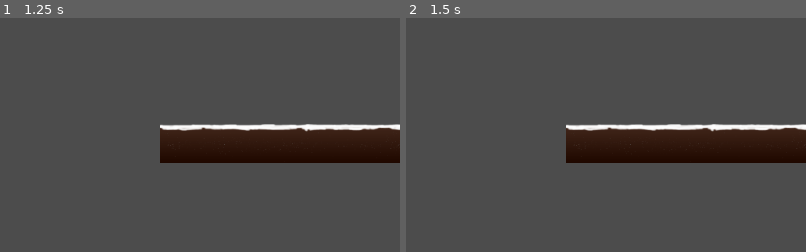
Above: before the commit, frames 1-2 (left to right).
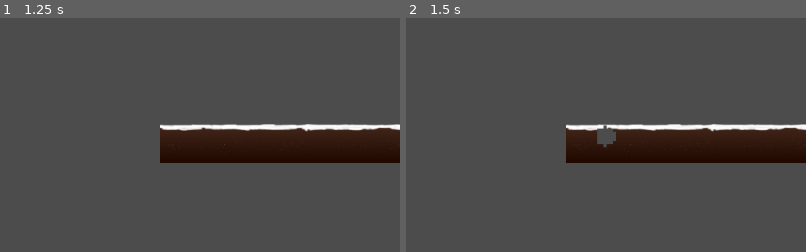
Above: after the commit, the same moments.

Repository: clemetayer/Diggo
Game: Godot game, scene res://Scenes/Maps/GroundTest.tscn
The game is run twice, just before and just after one commit, with the same random seed, the same clock (stepped at 60 frames per second) and the same inputs. The project has no main scene, so this scene is started directly.
Inputs (mouse positions are % of the whole screen's width and height, from its top left):
- Up to frame 1 (1.25 s): tap Enter at 0.5 s; move the mouse to (72, 45) at 0.52 s; hold D (right) from 0.53 s (still down); tap Space (jump) at 0.77 s
- Up to frame 2 (1.5 s): keep holding D (right); tap Space (jump) at 1.25 s; move the mouse to (30, 55) at 1.27 s
The pictures show only the part of the screen within x 5-55%, y 30-80%; the shares and areas given below are measured in that part.

Frame 1 is identical in both runs. In frame 2, 0.3% of the frame differs, in the area x 47-53%, y 45-56%.

Commit message:
better performances for digging

Diff:
--- a/Diggo/Scenes/Maps/GroundTest.tscn
+++ b/Diggo/Scenes/Maps/GroundTest.tscn
@@ -1,18 +1,13 @@
-[gd_scene load_steps=6 format=2]
+[gd_scene load_steps=4 format=2]
 
 [ext_resource path="res://Sprites/Maps/Test/MapTest.png" type="Texture" id=1]
 [ext_resource path="res://Scripts/Scenes/Maps/GroundTest.gd" type="Script" id=2]
 [ext_resource path="res://Scenes/Utils/MouseCollision.tscn" type="PackedScene" id=3]
-[ext_resource path="res://Scripts/Scenes/Shaders/GroundTest.shader" type="Shader" id=4]
-
-[sub_resource type="ShaderMaterial" id=2]
-shader = ExtResource( 4 )
 
 [node name="GroundTest" type="Node2D"]
 script = ExtResource( 2 )
 
 [node name="Sprite" type="Sprite" parent="."]
-material = SubResource( 2 )
 texture = ExtResource( 1 )
 
 [node name="Camera2D" type="Camera2D" parent="."]
@@ -20,4 +15,5 @@
 zoom = Vector2( 4, 4 )
 
 [node name="MouseCollision" parent="." instance=ExtResource( 3 )]
+position = Vector2( -1407.44, -269.026 )
 collision_mask = 2
--- a/Diggo/Scenes/Utils/Blocks/BlockArea.tscn
+++ b/Diggo/Scenes/Utils/Blocks/BlockArea.tscn
@@ -9,6 +9,10 @@
 collision_layer = 2
 script = ExtResource( 1 )
 
+[node name="Sprite" type="Sprite" parent="."]
+centered = false
+region_enabled = true
+
 [node name="CollisionShape2D" type="CollisionShape2D" parent="."]
 position = Vector2( 32, 32 )
 shape = SubResource( 1 )
--- a/Diggo/Scenes/Utils/MouseCollision.gd
+++ b/Diggo/Scenes/Utils/MouseCollision.gd
@@ -6,6 +6,9 @@
 func _ready():
 	pass # Replace with function body.
 
+func getCollisionRadius():
+	return 40
+
 # Called every frame. 'delta' is the elapsed time since the previous frame.
 func _process(delta):
 	position = get_global_mouse_position()
--- a/Diggo/Scripts/Scenes/Maps/BlockDestructible.gd
+++ b/Diggo/Scripts/Scenes/Maps/BlockDestructible.gd
@@ -4,6 +4,7 @@
 
 var temp = 0
 var Size = 32
+var spriteTexture = Texture
 
 # Called when the node enters the scene tree for the first time.
 func _ready():
@@ -16,7 +17,30 @@
 	collision.set_shape(newCol)
 	collision.position = Vector2(Size,Size)
 
-func _on_BlockArea_body_entered(body):
+func setRegionTexture(pos):
+	var spriteArea = Rect2(pos, Vector2(Size*2,Size*2))
+	get_node("Sprite").set_region(true)
+	get_node("Sprite").set_texture(spriteTexture)
+	get_node("Sprite").set_region_rect(spriteArea)
+
+func isNewBlockColliding(blockPos, body):
+	var bodyRadius = body.getCollisionRadius()
+	var bodyMax = body.position + Vector2(bodyRadius,bodyRadius)
+	var bodyMin = body.position - Vector2(bodyRadius,bodyRadius)
+	if(blockPos >= bodyMin and blockPos <= bodyMax):
+		return true
+	elif((blockPos + Vector2(Size,Size)) >= bodyMin and (blockPos + Vector2(Size,Size)) <= bodyMax):
+		return true
+	elif(((blockPos.x + Size) >= bodyMin.x and (blockPos.x + Size) <= bodyMax.x) and
+		((blockPos.y) >= bodyMin.y and (blockPos.y) <= bodyMax.y)):
+		return true
+	elif(((blockPos.x) >= bodyMin.x and (blockPos.x) <= bodyMax.x) and
+		((blockPos.y + Size) >= bodyMin.y and (blockPos.y + Size) <= bodyMax.y)):
+		return true
+	else:
+		return false
+
+func createDivideBlocks(body):
 	var newPos = position
 	if(Size > MIN_SIZE):
 		for row in range(2):
@@ -26,3 +50,6 @@
 			newPos.x = position.x
 			newPos.y += Size
 	queue_free()
+
+func _on_BlockArea_body_entered(body):
+	createDivideBlocks(body)
--- a/Diggo/Scripts/Scenes/Maps/GroundTest.gd
+++ b/Diggo/Scripts/Scenes/Maps/GroundTest.gd
@@ -4,31 +4,44 @@
 export var MIN_SIZE = 8
 
 var blockArea = preload("res://Scenes/Utils/Blocks/BlockArea.tscn")
+var texture = Texture
 
 # Called when the node enters the scene tree for the first time.
 func _ready():
+	texture = get_node("Sprite").get_texture()
 	subdivideOriginalSprite()
+	get_node("Sprite").hide()
 
 func subdivideOriginalSprite():
 	var spriteRect = get_node("Sprite").get_rect()
-	var bitmap := BitMap.new()
-	bitmap.create_from_image_alpha(get_node("Sprite").texture.get_data())
-	get_node("Sprite").get_texture().get_data().save_png("res://screenshots/debug" + get_parent().name + ".png")
-	var spriteStart =  spriteRect.position
+#	var bitmap := BitMap.new()
+#	bitmap.create_from_image_alpha(get_node("Sprite").texture.get_data())
+#	get_node("Sprite").get_texture().get_data().save_png("res://screenshots/debug" + get_parent().name + ".png")
+	var spriteStart = spriteRect.position
 	var spriteSize = spriteRect.size
 	var xPos = spriteStart.x
 	var yPos = spriteStart.y
+	var xPosTexture = 0
+	var yPosTexture = 0
 	for row in range(spriteSize.y/TILE_SIZE):
 		for col in range(spriteSize.x/TILE_SIZE):
 			var area = blockArea.instance()
+			area.spriteTexture = texture
 			area.position = Vector2(xPos,yPos)
-			self.add_child(area)
+			area.setRegionTexture(Vector2(xPosTexture,yPosTexture))
+			self.call_deferred("add_child",area)
 			xPos += TILE_SIZE
+			xPosTexture += TILE_SIZE
 		xPos = spriteStart.x
+		xPosTexture = 0
 		yPos += TILE_SIZE
+		yPosTexture += TILE_SIZE
 
 func createNewBlock(Size, newPos):
 	var area = blockArea.instance()
+	var spriteStart = get_node("Sprite").get_rect().position
 	area.position = newPos
 	area.Size = Size
-	self.add_child(area)
+	area.spriteTexture = texture
+	area.setRegionTexture(newPos - spriteStart)
+	self.call_deferred("add_child",area)
